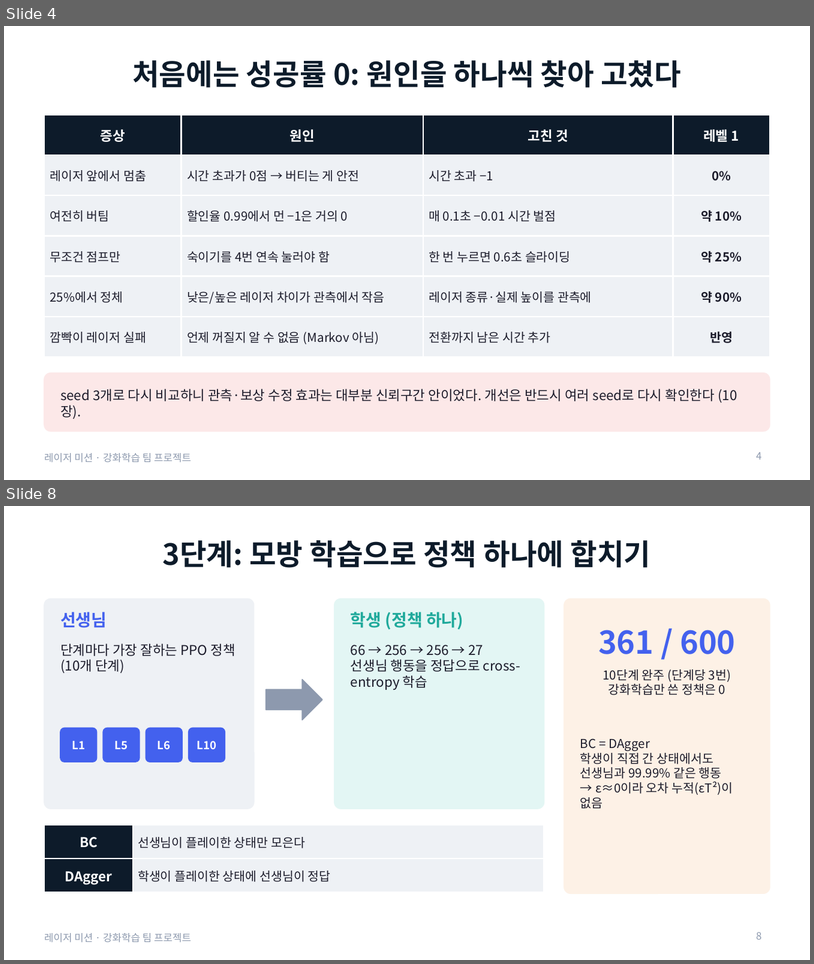
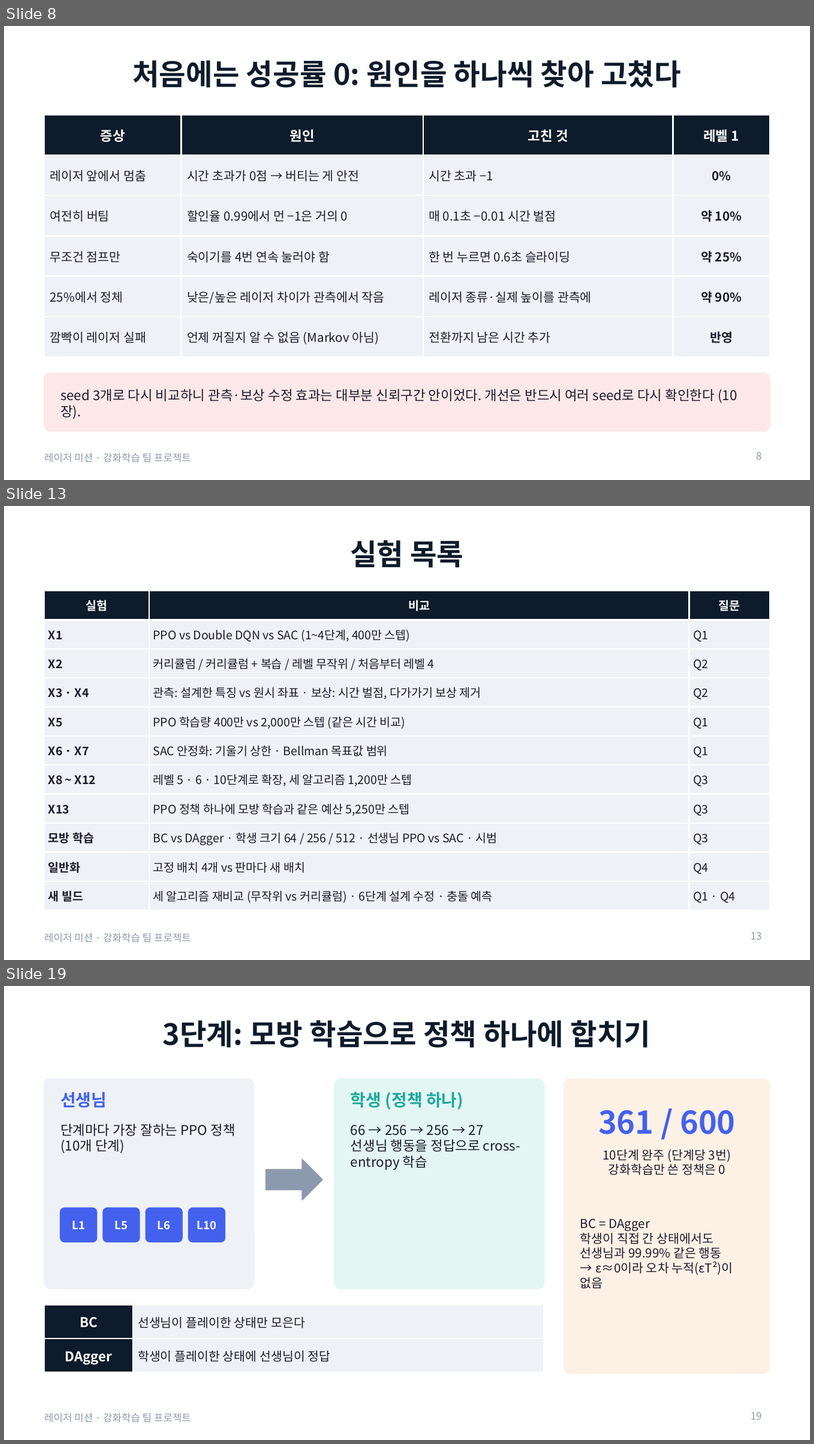
Before and after one commit to changxeokSong/reinforcement_learning, a slide deck: docs/LaserMission_presentation.pptx. Shown one above the other, each under a label of ours: slides 4 and 8 before the commit, slides 8, 13 and 19 after it; the slides between them are not shown. The pictures are 814x964 and 814x1444 pixels, drawn with LibreOffice and Linux fonts; fonts in the diff are those of the drawing. Boxes give left, top, right and bottom in pixels: in the first picture for what was removed or moved away, otherwise in the second. Text is boxed around its words. In the diff, an @@ line names an element or a change of style, - is before the commit and + after.

Commit message:
레이저 발표 자료 보강: 목표, 단계 구성, State·Action·Reward, 알고리즘·하이퍼파라미터, 구현 검증, 평가 지표, 실험 목록, 최종 빌드 재비교, 6단계 설계 수정과 충돌 예측, 기여, 참고 자료 (32장)

```diff
--- a/docs/LaserMission_presentation.pptx
+++ b/docs/LaserMission_presentation.pptx
@@ slide 13 added at <box>4,506,810,960</box>, background #FFFFFF; not listed: 1 template element that a slide beside it also shows @@
@@ title added at <box>350,540,464,568</box>, 26 pt, text #0D1B2A, bold @@
+실험 목록
@@ table added at <box>44,591,770,905</box>, 11 rows, 3 columns @@
+실험 | 비교 | 질문
+X1 | PPO vs Double DQN vs SAC (1~4단계, 400만 스텝) | Q1
+X2 | 커리큘럼 / 커리큘럼 + 복습 / 레벨 무작위 / 처음부터 레벨 4 | Q2
+X3 · X4 | 관측: 설계한 특징 vs 원시 좌표 · 보상: 시간 벌점, 다가가기 보상 제거 | Q2
+X5 | PPO 학습량 400만 vs 2,000만 스텝 (같은 시간 비교) | Q1
+X6 · X7 | SAC 안정화: 기울기 상한 · Bellman 목표값 범위 | Q1
+X8 ~ X12 | 레벨 5 · 6 · 10단계로 확장, 세 알고리즘 1,200만 스텝 | Q3
+X13 | PPO 정책 하나에 모방 학습과 같은 예산 5,250만 스텝 | Q3
+모방 학습 | BC vs DAgger · 학생 크기 64 / 256 / 512 · 선생님 PPO vs SAC · 시범 | Q3
+일반화 | 고정 배치 4개 vs 판마다 새 배치 | Q4
+새 빌드 | 세 알고리즘 재비교 (무작위 vs 커리큘럼) · 6단계 설계 수정 · 충돌 예측 | Q1 · Q4
@@ page number added at <box>751,931,762,939</box>, 9 pt, text #8D99AE @@
+13
@@ what was slide 4 is now slide 8 @@
@@ page number at <box>756,451,762,459</box>: text changed @@
-4
+8
@@ what was slide 8 is now slide 19 @@
@@ page number at <box>751,1411,762,1419</box>: text changed @@
-8
+19
```
Also in this commit, not shown: 7 slides changed, 14 other slides added, 3 other files.
